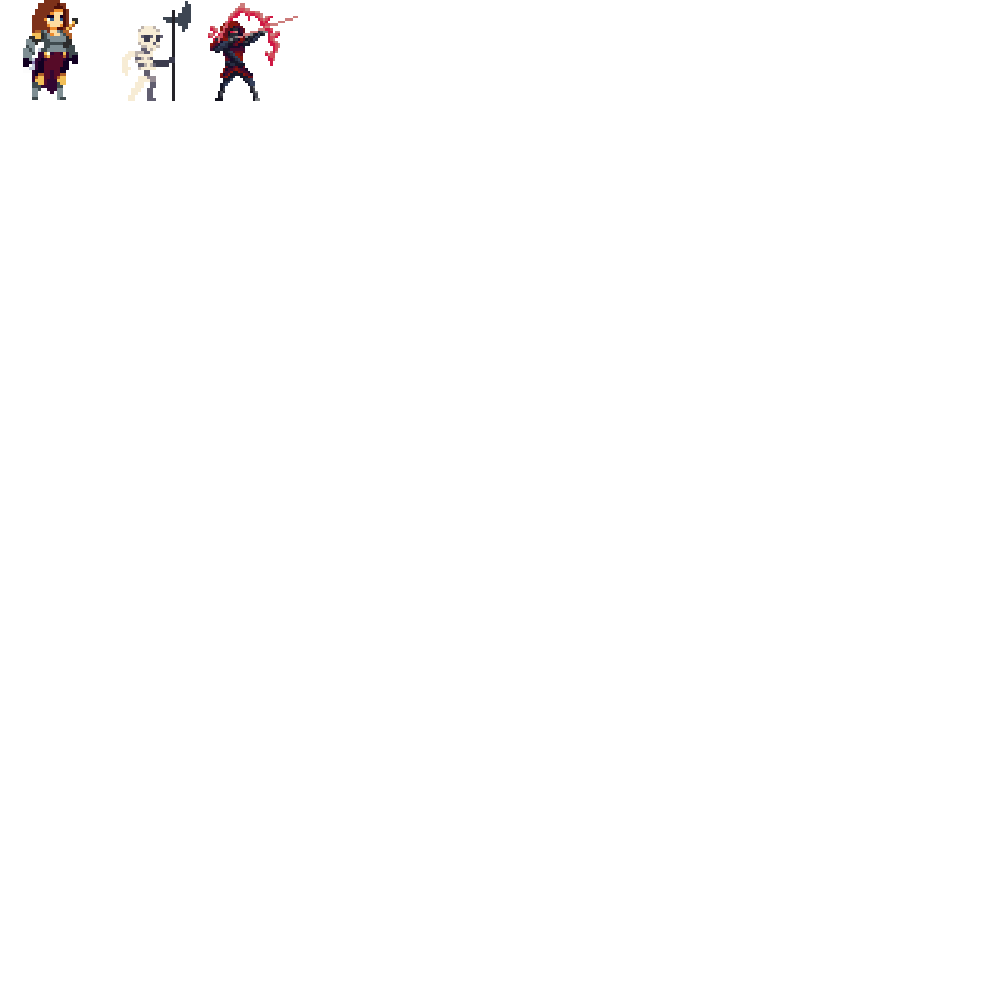
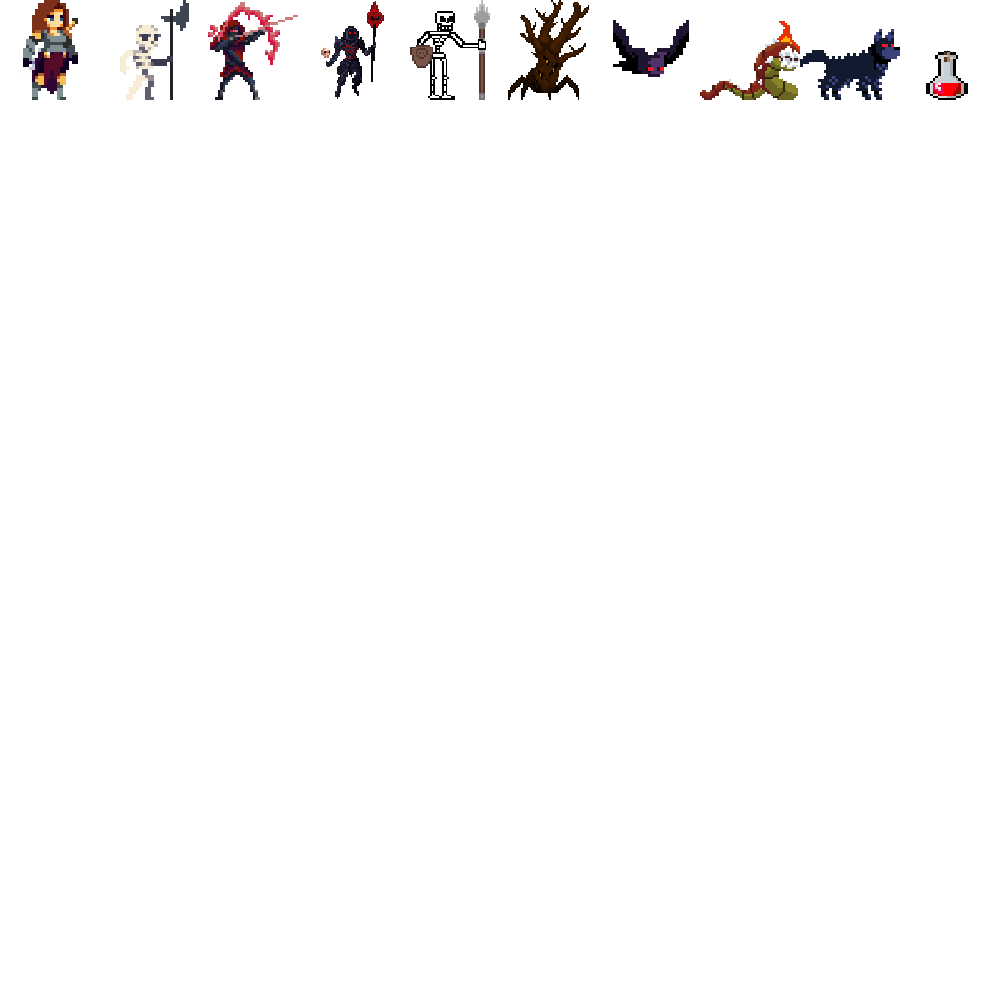
Revision of a layered 1000×1000 image; what changed, layer by layer:
moved "Búfer descartado" above "Búfer descartado #1", painted on it over bbox(122, 1, 900, 101)
moved "Búfer descartado #1" above "Characters.png", painted on it over bbox(208, 3, 968, 101)
renamed "Búfer descartado #2" to "Characters.png", painted on it over bbox(120, 0, 800, 100)
